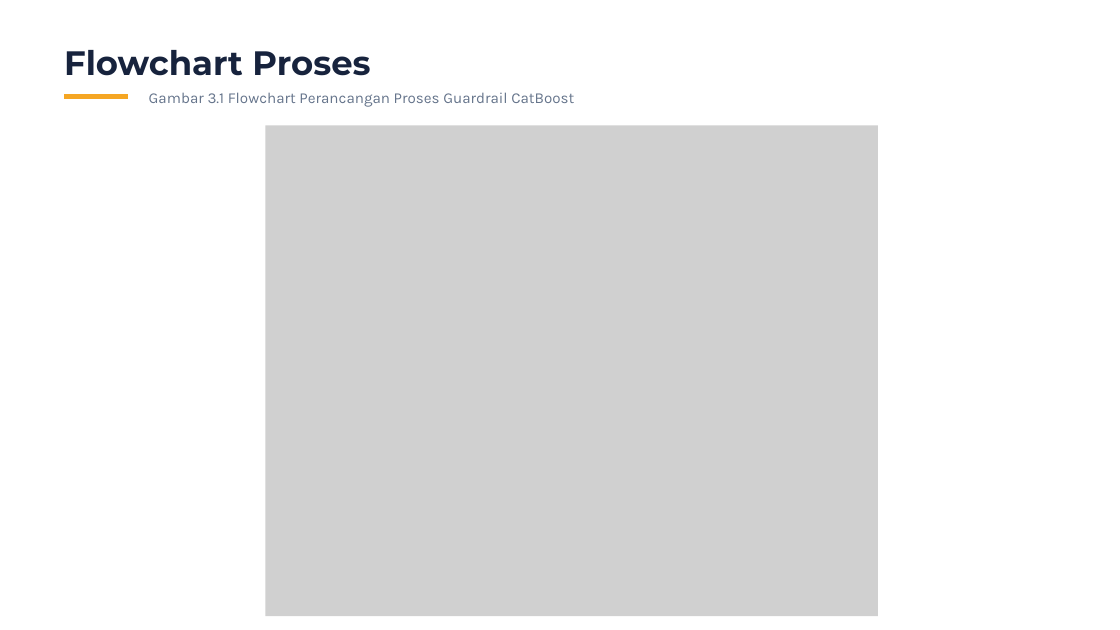
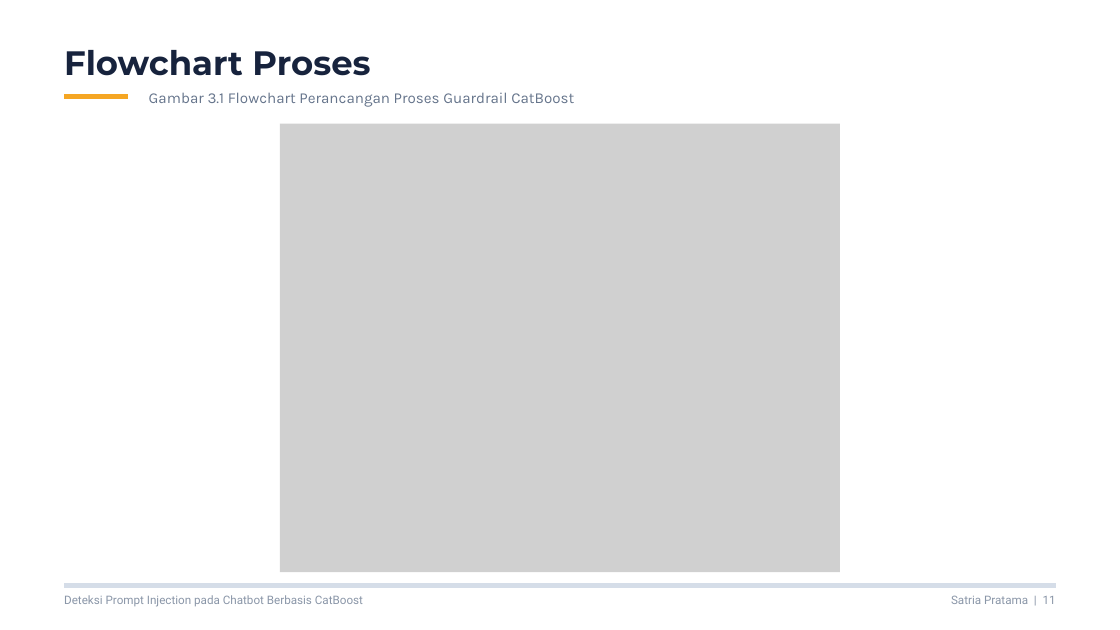
Before and after one commit to philipusmaranata/NetFort-Technologies, a slide deck: slide 11 of presentasi/Sidang_Skripsi_CatBoost.pptx. Drawn at 1120x630 pixels with LibreOffice and Linux fonts; fonts in the diff are those of the drawing; grey boxes stand for pictures. Boxes give left, top, right and bottom in pixels: in the first picture for what was removed or moved away, otherwise in the second. Text is boxed around its words. In the diff, an @@ line names an element or a change of style, - is before the commit and + after.

```diff
--- a/presentasi/Sidang_Skripsi_CatBoost.pptx
+++ b/presentasi/Sidang_Skripsi_CatBoost.pptx
@@ picture: place and size @@
-picture at [265, 125, 878, 616]
+picture at [280, 124, 840, 572]
@@ freeform shape added at [64, 584, 1056, 588], fill #D5DDE8 @@
@@ text added at [64, 595, 363, 607], 15 pt, text #8A96A8 @@
+Deteksi Prompt Injection pada Chatbot Berbasis CatBoost
@@ text added at [951, 595, 1056, 604], 15 pt, text #8A96A8 @@
+Satria Pratama | 11
```
Also in this commit, not shown: 16 other slides changed, 1 other file.
